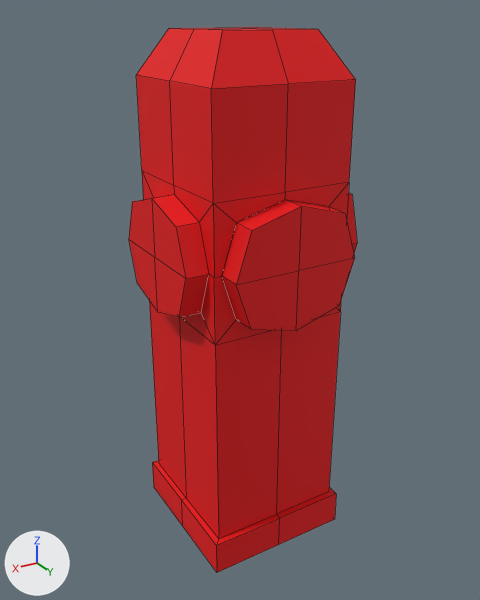
An edit to the FBX model Assets/3DModels/Props/firehydrant.fbx, drawn before and after from the same camera.
The view is the same before and after, from a 50 mm camera at (0.357, 0.605, 0.581) aimed at (0.007, 0.022, 0.289). The axes (+X, +Y, +Z) are drawn at lower left. The lights are the same throughout. Mesh edges are drawn as thin lines.
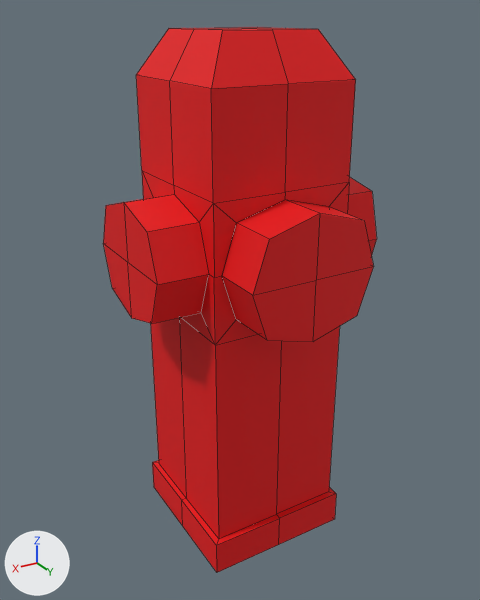
Location of each change, (x1, y1, x2, y2) in pixels of the pictures (480 x 600 px; the box of a moved part takes in the faces that stretch with it):
'Cube', reshaped (20% wider): before (129, 27, 357, 572); after (103, 27, 377, 572)
part 1 of me_cube_001, moved or reshaped: before (347, 192, 357, 253); after (347, 177, 377, 256)
part 2 of me_cube_001, moved or reshaped: before (222, 200, 355, 331); after (222, 200, 374, 342)
part 3 of me_cube_001, moved or reshaped: before (129, 194, 209, 317); after (103, 194, 209, 323)

What the commit changed:
me_cube_001 has 114 vertices, 112 faces and spans x -0.104..0.103, y -0.101..0.094, z -0.315..0.26.
me_cube_001 is used by ob_cube; location (-0.004, 0.021, 0.308).
me_cube_001 part 1: all 9 vertices in x -0.104, y -0.085..0.058, z -0.019..0.107 are moved by (-0.028, 0.0, 0.0).
me_cube_001 part 2: all 9 vertices in x -0.07..0.07, y 0.094, z -0.02..0.108 are moved by (0.0, 0.028, 0.0).
me_cube_001 part 3: all 9 vertices in x 0.103, y -0.084..0.057, z -0.018..0.106 are moved by (0.03, 0.0, 0.0).
